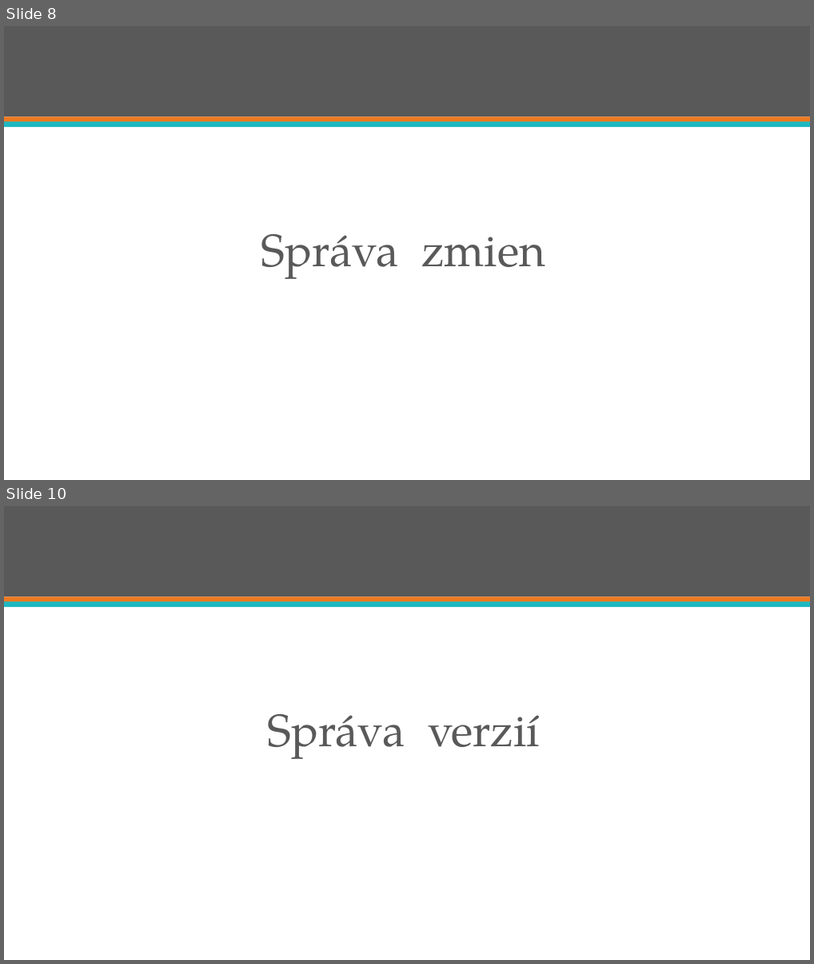
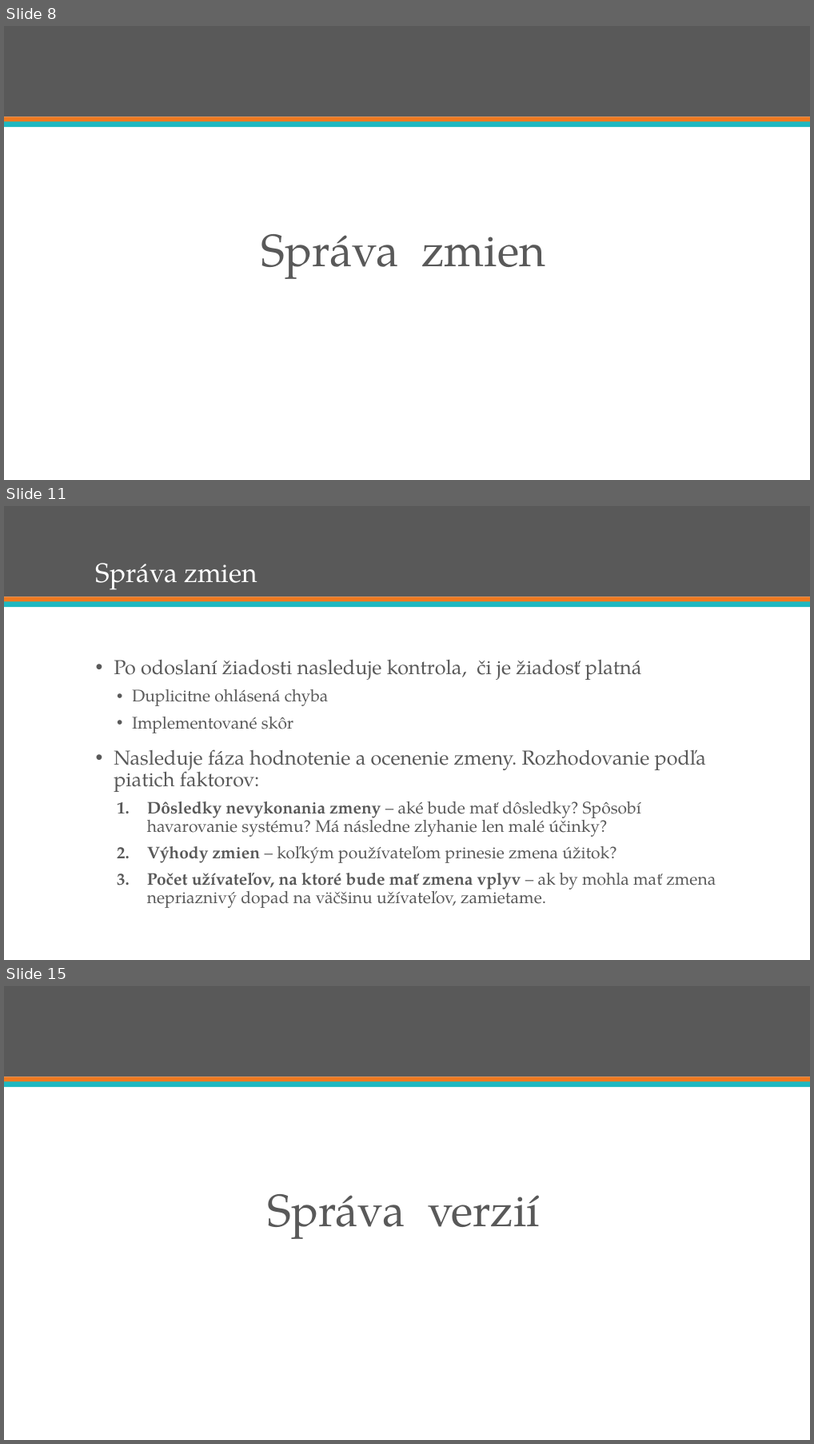
Before and after one commit to ppatrik/swib-prezentacia, a slide deck: swib.pptx. Shown one above the other, each under a label of ours: slides 8 and 10 before the commit, slides 8, 11 and 15 after it; the slides between them are not shown. The pictures are 814x964 and 814x1444 pixels, drawn with LibreOffice and Linux fonts; fonts in the diff are those of the drawing. Boxes give left, top, right and bottom in pixels: in the first picture for what was removed or moved away, otherwise in the second. Text is boxed around its words. In the diff, an @@ line names an element or a change of style, - is before the commit and + after.

Commit message:
sprava zmien

```diff
--- a/swib.pptx
+++ b/swib.pptx
@@ slide 11 added at bbox=[4, 506, 810, 960], background #FFFFFF; not listed: 3 template elements that a slide beside it also shows @@
@@ title added at bbox=[96, 563, 258, 590], 32 pt, text #FFFFFF @@
+Správa zmien
@@ text added at bbox=[114, 660, 716, 908], 20 pt, text #595959 @@
+• Po odoslaní žiadosti nasleduje kontrola, či je žiadosť platná
+  • Duplicitne ohlásená chyba
+  • Implementované skôr
+• Nasleduje fáza hodnotenie a ocenenie zmeny. Rozhodovanie podľa piatich faktorov:
+  1. Dôsledky nevykonania zmeny – aké bude mať dôsledky? Spôsobí havarovanie systému? Má následne zlyhanie len malé účinky?
+  2. Výhody zmien – koľkým používateľom prinesie zmena úžitok?
+  3. Počet užívateľov, na ktoré bude mať zmena vplyv – ak by mohla mať zmena nepriaznivý dopad na väčšinu užívateľov, zamietame.
@@ what was slide 10 is now slide 15 @@
```
Also in this commit, not shown: 2 slides changed, 4 other slides added.
